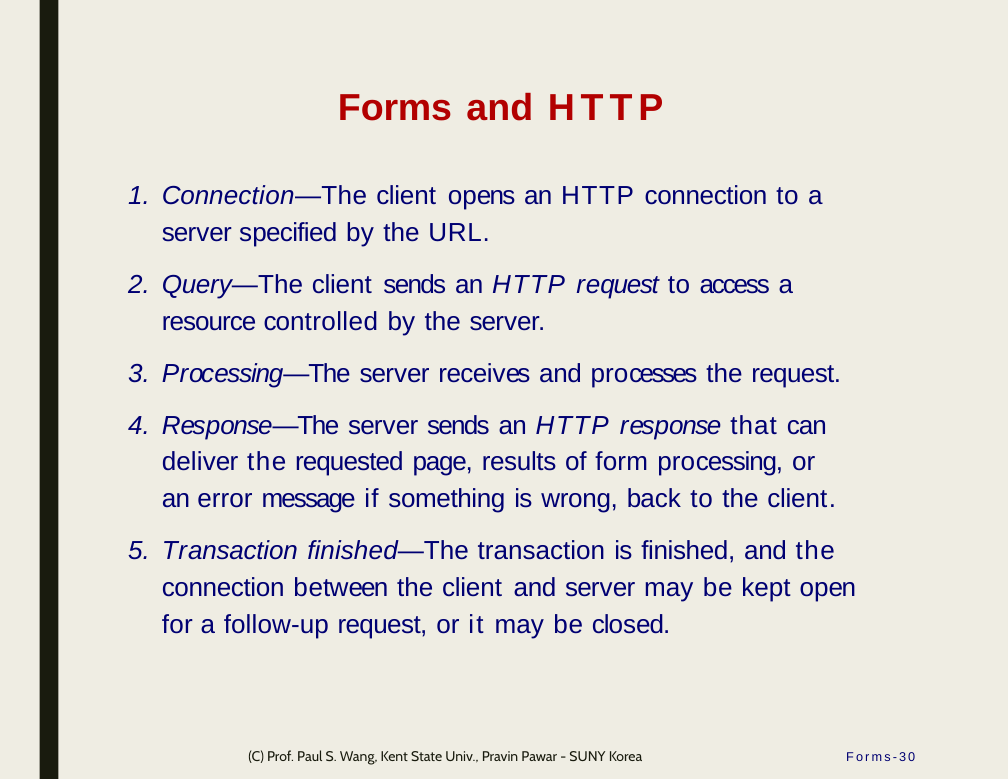
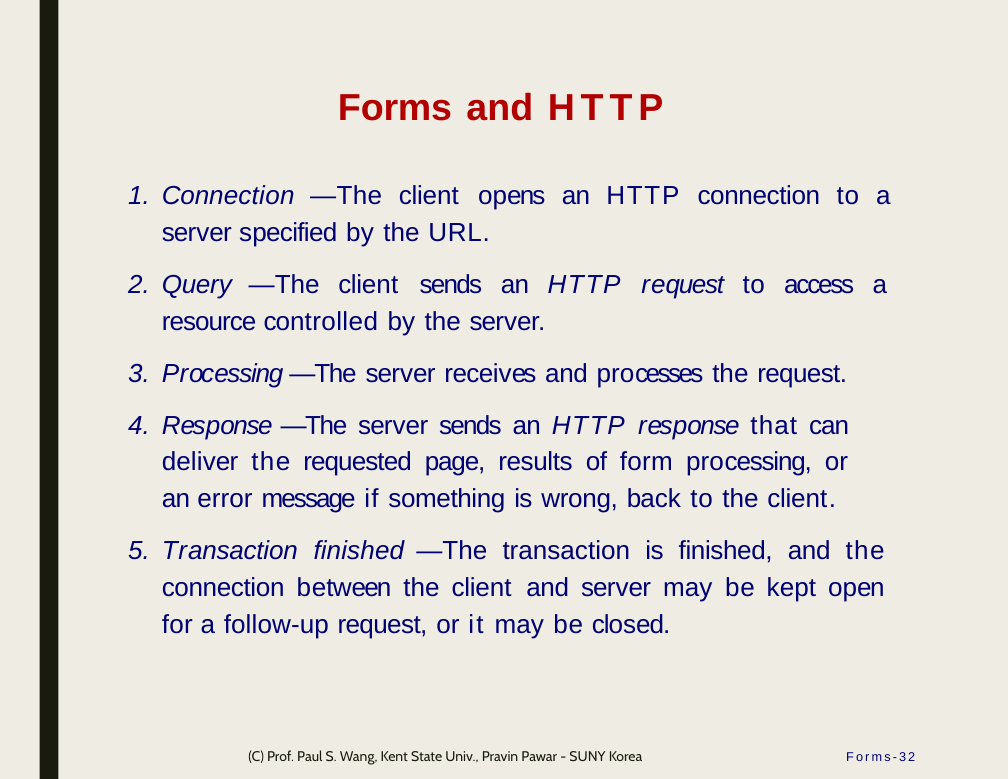
Before and after one commit to ppawar/ppawar.github.io, a slide deck: slide 32 of Fall2019/CSE102-F19/lectures/CSE102_Lec6 - Forms, PHP.pptx (slide 30 before the commit). Drawn at 1008x779 pixels with LibreOffice and Linux fonts; fonts in the diff are those of the drawing. Boxes give left, top, right and bottom in pixels: in the first picture for what was removed or moved away, otherwise in the second. Text is boxed around its words. In the diff, an @@ line names an element or a change of style, - is before the commit and + after.

Commit message:
updates

```diff
--- a/Fall2019/CSE102-F19/lectures/CSE102_Lec6 - Forms, PHP.pptx
+++ b/Fall2019/CSE102-F19/lectures/CSE102_Lec6 - Forms, PHP.pptx
@@ text at <box>162,185,891,639</box>: text changed @@
-1. Connection—The client opens an HTTP connection to a server specified by the URL.
-2. Query—The client sends an HTTP request to access a resource controlled by the server.
-3. Processing—The server receives and processes the request.
-4. Response—The server sends an HTTP response that can deliver the requested page, results of form processing, or an error message if something is wrong, back to the client.
-5. Transaction finished—The transaction is finished, and the connection between the client and server may be kept open for a follow-up request, or it may be closed.
+1. Connection —The client opens an HTTP connection to a server specified by the URL.
+2. Query —The client sends an HTTP request to access a resource controlled by the server.
+3. Processing —The server receives and processes the request.
+4. Response —The server sends an HTTP response that can deliver the requested page, results of form processing, or an error message if something is wrong, back to the client.
+5. Transaction finished —The transaction is finished, and the connection between the client and server may be kept open for a follow-up request, or it may be closed.
@@ page number at <box>846,752,915,761</box>: text changed @@
-Forms-30
+Forms-32
```
Also in this commit, not shown: 4 other slides changed, 24 slides added, 1 slide removed.
